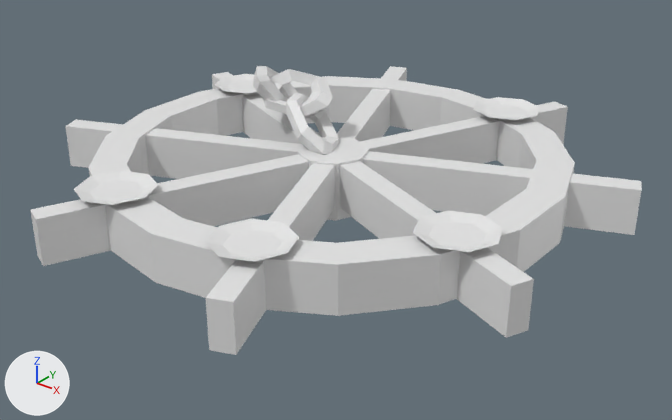
The FBX model BurdenOfChoices_Project/Assets/_BurdenOfChoices_Root/3D/Models/Props/Normals/SM_LamparaCaida.fbx as it was, and as the next commit left it.
Rendered twice from a 50 mm camera at (1.279, -1.589, 0.972) aimed at (0.027, -0.024, 0.001). Arrows for +X, +Y and +Z are at lower left; the lights stay in place. The picture after the commit comes second. Where no turn or scale is listed for an object, it has been applied to the vertices.

Names of what the first picture shows: 'candelabro caido'.
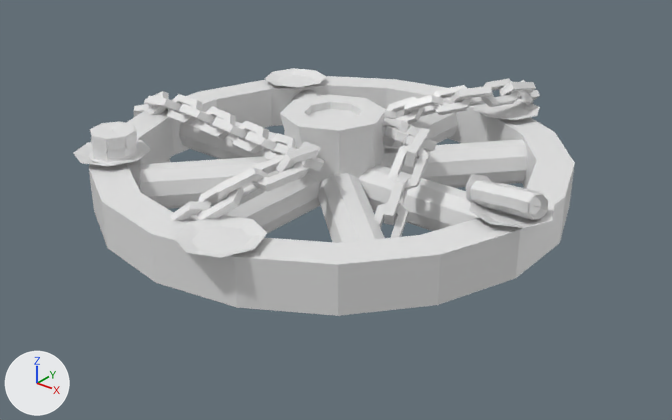
Commit message: Ajustes T_LamaparaCaida

The change in detail:
me_cylinder_010 is used by ob_candelabro_caido; location (0.0, 0.0, 0.0).
Verts and faces of me_cylinder_010; kept vertices keep their numbers, new ones are numbered from 384.
Before the commit, vertices of me_cylinder_010: 200 (-0.422, -0.23, 0.029), 203 (-0.422, -0.23, 0.139) at pixel (139, 137), 205 (-0.316, -0.357, 0.029), 207 (-0.316, -0.357, 0.139) at pixel (127, 164), 208 (-0.173, -0.439, 0.029).
Before the commit, vertices of me_cylinder_010: 211 (-0.173, -0.439, 0.139).
me_cylinder_010 had 384 vertices, 311 faces and spanned x -0.656..0.652, y -0.651..0.657, z -0.021..0.278.
me_cylinder_010 now has 152 vertices, 84 faces and spans x -0.563..0.585, y -0.582..0.569, z 0.029..0.154.
me_cylinder_010 part 1: the loose piece of 16 vertices spanning x -0.568..-0.391, y 0.119..0.296, z 0.145..0.154 is moved by (0.074, 0.125, 0.0).
me_cylinder_010 part 2: the loose piece of 16 vertices spanning x -0.298..-0.12, y -0.562..-0.385, z 0.145..0.154 is moved by (-0.165, 0.123, 0.0).
me_cylinder_010 part 3: the loose piece of 16 vertices spanning x 0.375..0.552, y -0.283..-0.105, z 0.145..0.154 is moved by (0.033, 0.151, 0.0).
me_cylinder_010 part 4: the loose piece of 16 vertices spanning x 0.091..0.268, y -0.556..-0.378, z 0.145..0.154 is moved by (-0.058, -0.026, 0.0).
me_cylinder_010 part 5: the loose piece of 136 vertices spanning x -0.656..0.652, y -0.651..0.657, z -0.021..0.14 is deleted.
me_cylinder_010 part 6: the loose piece of 32 vertices spanning x -0.313..-0.194, y -0.006..0.187, z 0.143..0.278 is deleted.
me_cylinder_010 part 7: the loose piece of 32 vertices spanning x -0.28..-0.056, y 0.011..0.114, z 0.18..0.275 is deleted.
me_cylinder_010 part 8: the loose piece of 32 vertices spanning x -0.17..0.009, y -0.056..0.101, z 0.118..0.236 is deleted.
Part 9, on me_cylinder_010:
Faces deleted: (200, 203, 207, 205), (205, 207, 211, 208).
New faces: (200, 203, 207, 211, 208, 205).
Mesh me_cylinder_004 is new.
It has 120 vertices, 82 faces and spans x -0.508..0.508, y -0.508..0.508, z 0.028..0.237.
It uses material mat_uv_checker_material_uv_grid_1024x1024_002 (white #e7e7e7).
Mesh me_cylinder_003 is new.
It has 186 vertices, 180 faces and spans x -0.4303..-0.2975, y -0.4053..-0.2764, z 0.1455..0.2096.
It uses material mat_uv_checker_material_uv_grid_1024x1024_002 (white #e7e7e7).
Mesh me_cylinder_031 is new.
It has 1536 vertices, 1536 faces and spans x -0.619..0.318, y -0.494..0.658, z -0.112..0.258.
It uses material mat_uv_checker_material_uv_grid_1024x1024_002 (white #e7e7e7).
Mesh me_cylinder_005 is new.
It has 186 vertices, 180 faces and spans x 0.409..0.561, y -0.09..0.017, z 0.121..0.213.
It uses material mat_uv_checker_material_uv_grid_1024x1024_002 (white #e7e7e7).
Object 'Cylinder.003' (ob_cylinder_003) is new; it shows me_cylinder_004.
Its location is (0.0, 0.0, 0.0).
Object 'Cylinder.001' (ob_cylinder_001) is new; it shows me_cylinder_003.
Its location is (0.0, 0.0, 0.0).
Object 'Cylinder.025' (ob_cylinder_025) is new; it shows me_cylinder_031.
Its location is (0.0, 0.0, 0.0).
Object 'Cylinder.009' (ob_cylinder_009) is new; it shows me_cylinder_005.
Its location is (0.0, 0.0, 0.0).

What differs and where, as boxes (x1, y1, x2, y2) in the pictures (672 x 420 px; the box of a moved part takes in the faces that stretch with it):
'candelabro caido', reshaped (18% narrower, 14% shorter): before (30, 66, 642, 355); after (73, 68, 575, 316)
'Cylinder.003', added: after (140, 90, 527, 243)
'Cylinder.025', added: after (134, 79, 540, 238)
'Cylinder.009', added: after (466, 174, 548, 220)
'Cylinder.001', added: after (89, 121, 142, 165)
part 1 of me_cylinder_010, moved or reshaped: before (214, 74, 257, 94); after (264, 68, 326, 87)
part 2 of me_cylinder_010, moved or reshaped: before (74, 171, 158, 205); after (73, 140, 151, 166)
part 3 of me_cylinder_010, moved or reshaped: before (413, 210, 503, 252); after (469, 202, 555, 228)
part 4 of me_cylinder_010, moved or reshaped: before (205, 218, 299, 262); after (174, 215, 267, 258)
part 5 of me_cylinder_010, deleted: before (30, 66, 642, 355)
part 6 of me_cylinder_010, deleted: before (253, 66, 298, 114)
part 7 of me_cylinder_010, deleted: before (263, 69, 333, 119)
part 8 of me_cylinder_010, deleted: before (286, 93, 339, 155)
part 9 of me_cylinder_010, built on: before (127, 139, 143, 173); after (127, 139, 142, 192)
